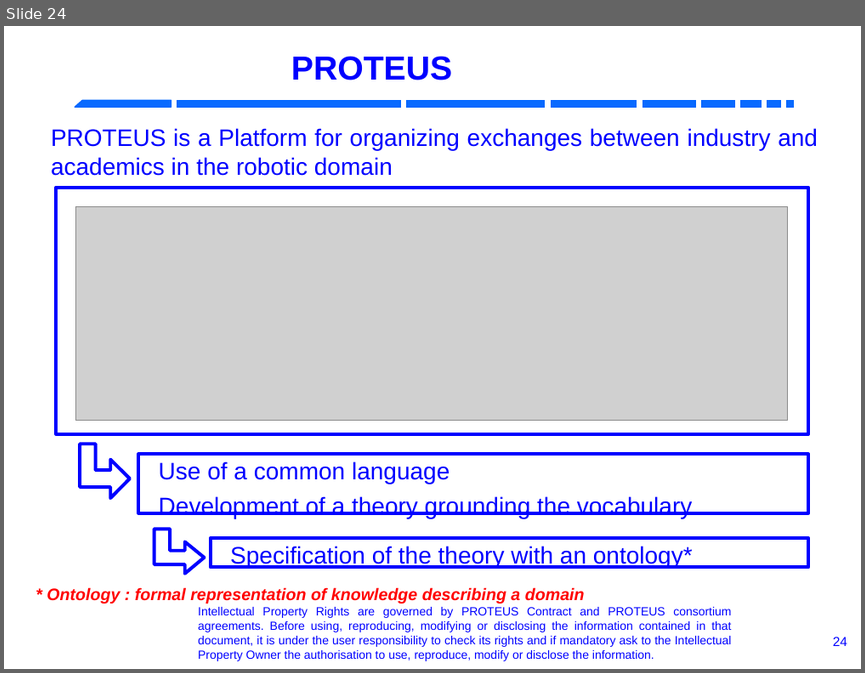
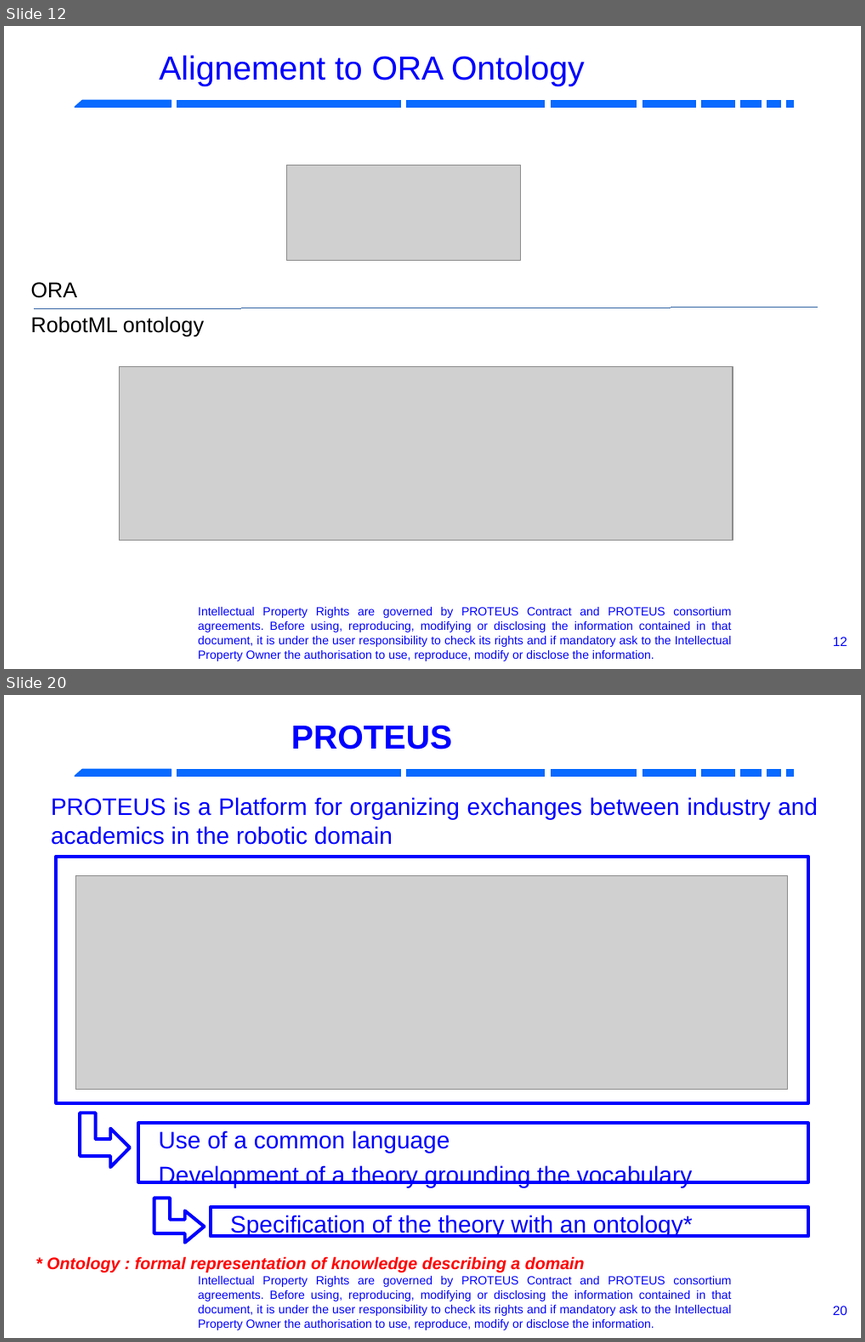
Before and after one commit to RobotML/RobotML, a slide deck: Ontologies/ORA/Meetings/20131103-IROS-Tokyo/R4.1.6-P5.9-ARoboticOntology.odp. Shown one above the other, each under a label of ours: slide 24 before the commit, slides 12 and 20 after it; the slides between them are not shown. The pictures are 865x673 and 865x1342 pixels, drawn with LibreOffice and Linux fonts; fonts in the diff are those of the drawing; grey boxes stand for pictures; background and template pictures are left out. Boxes give left, top, right and bottom in pixels: in the first picture for what was removed or moved away, otherwise in the second. Text is boxed around its words. In the diff, an @@ line names an element or a change of style, - is before the commit and + after.

```diff
--- a/Ontologies/ORA/Meetings/20131103-IROS-Tokyo/R4.1.6-P5.9-ARoboticOntology.odp
+++ b/Ontologies/ORA/Meetings/20131103-IROS-Tokyo/R4.1.6-P5.9-ARoboticOntology.odp
@@ slide 12 added at bbox=[4, 26, 861, 669], background #FFFFFF; not listed: 10 template elements that a slide beside it also shows @@
@@ title added at bbox=[159, 55, 585, 86], 28 pt, text #0000FF @@
+Alignement to ORA Ontology
@@ picture added at bbox=[287, 165, 521, 260] @@
@@ text added at bbox=[31, 282, 78, 298], 18 pt, text #000000 @@
+ORA
@@ text added at bbox=[31, 316, 204, 337], 18 pt, text #000000 @@
+RobotML ontology
@@ line added from (34, 309) to (817, 307), #3465A4 0 pt @@
@@ picture added at bbox=[119, 366, 732, 540] @@
@@ page number added at bbox=[833, 636, 847, 646], 11 pt, text #0000FF @@
+12
@@ what was slide 24 is now slide 20 @@
@@ page number at bbox=[833, 1305, 847, 1315]: text changed @@
-24
+20
```
Also in this commit, not shown: 12 slides changed, 14 other slides added, 4 slides removed.
